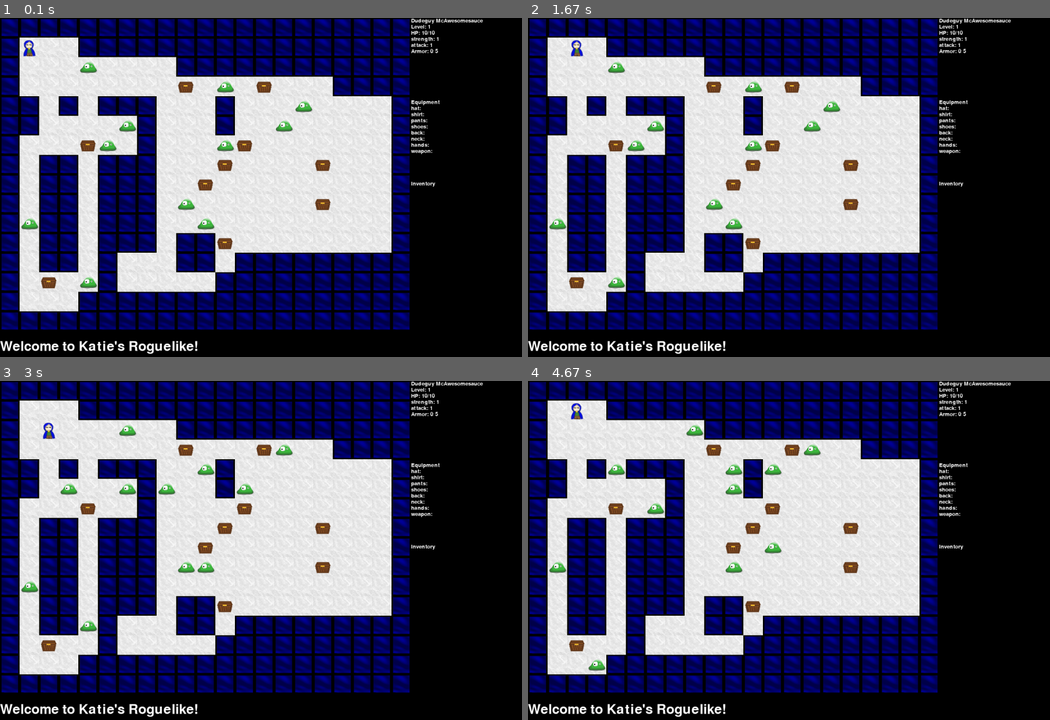
Above: before the commit, frames 1-4 (two rows, left to right).
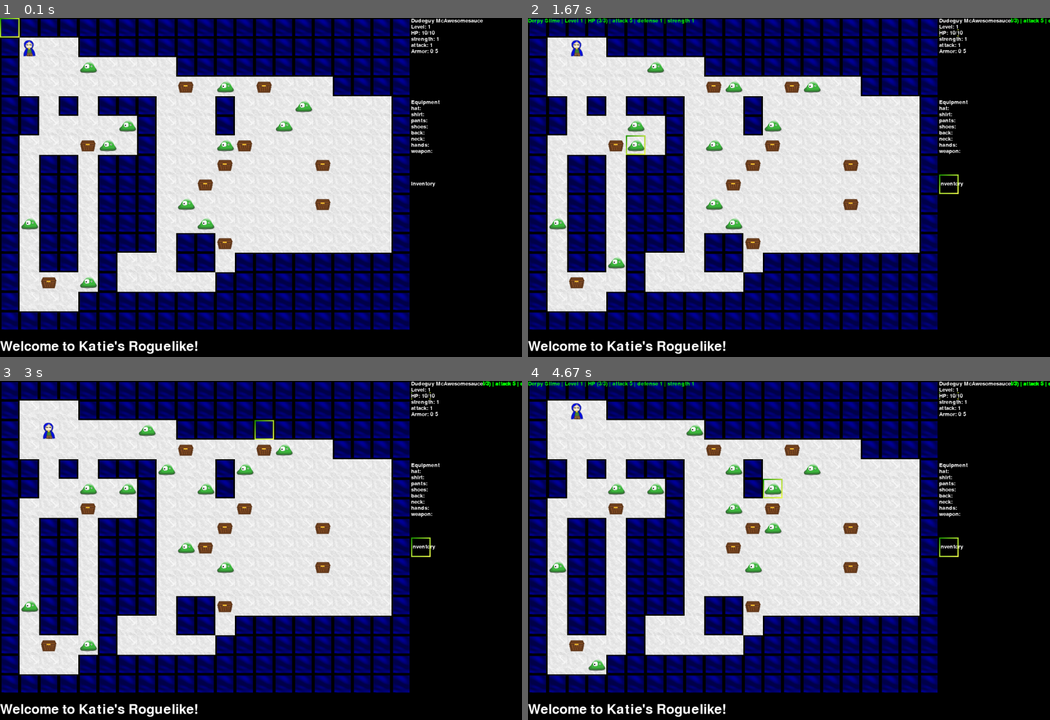
Above: after the commit, the same moments.

Repository: kcunning/Katie-s-Rougish-PyGame
Game: pygame game, started from main.py
The game is run twice, just before and just after one commit, with the same random seed, the same clock (stepped at 60 frames per second) and the same inputs. The source is Python 2; it was converted automatically to run under Python 3.
Inputs (mouse positions are in pixels of both pictures, inside the frame that each line leads up to):
- Up to frame 1 (0.1 s): no input
- Up to frame 2 (1.67 s): click (950, 24) at 0.38 s, where only the run after the commit has a clickable "Level: 1"; hold Right 0.67-1.13 s; move the mouse to (956, 177) at 0.7 s; hold Up 1.17-1.47 s; move the mouse to (663, 190) at 1.2 s; hold Right from 1.5 s (still down); move the mouse to (627, 136) at 1.53 s
- Up to frame 3 (3 s): release Right at 1.97 s; hold Left 2-2.53 s; move the mouse to (339, 431) at 2.03 s; hold Down 2.57-2.87 s; move the mouse to (323, 581) at 2.6 s; hold Left from 2.9 s (still down); move the mouse to (271, 435) at 2.93 s
- Up to frame 4 (4.67 s): release Left at 3.3 s; hold Up 3.33-3.7 s; move the mouse to (601, 540) at 3.37 s; hold Right 3.73-4.37 s; move the mouse to (794, 587) at 3.77 s; hold Down from 4.4 s (still down); move the mouse to (773, 492) at 4.43 s

The runs differ from the first frame. In frame 1, less than 0.1% of the frame differs, in the area x 0-4%, y 0-6%; in frame 2, 1.5%; in frame 3, 1.6%, in the area x 4-100%, y 0-80%; in frame 4, 1.5%.

Commit message:
Monsters can now be inspected with a mouse-over selection. Screen refresh has be factored out of the player move function, and screen now refreshed once per game loop rather than once per player move. Added bonus: GUI "exit" button now quits the game.

Diff:
--- a/roguey/classes/game.py
+++ b/roguey/classes/game.py
@@ -74,6 +74,8 @@
             self.add_treasure(treasure)
             self.screen.draw_inventory(self.inventory)
             self.screen.draw_equipment(self.player_stats.equipped)
+
+    def refresh_screen(self):
         self.screen.draw_player(self.map.player)
         self.screen.draw_screen_layers(self.map, self.player_stats)
 
@@ -92,8 +94,8 @@
         while 1:
             self.clock.tick(30)
             for event in pygame.event.get():
-                if not hasattr(event, 'key'):
-                    continue
+                if event.type == QUIT:
+                    sys.exit(0)
                 if event.type == KEYDOWN:
                     if event.key == K_ESCAPE:
                         sys.exit(0)
@@ -116,3 +118,4 @@
                         self.map.move_monsters()
                         hor = 0
                         vert = 0
+            self.refresh_screen()
--- a/roguey/classes/gamescreen.py
+++ b/roguey/classes/gamescreen.py
@@ -7,11 +7,13 @@
     def __init__(self):
         ''' Does the initial drawing of the game screen.
         '''
+        self.selected_tile = [0, 0]
         self.screen = pygame.display.set_mode((1280, 832))
         self.font = pygame.font.SysFont(None, 48)
         self.small_font = pygame.font.SysFont(None, 20)
         self.bg = pygame.image.load(IMG_DIR + 'rainbowbg.png')
         self.player_blit = pygame.image.load(IMG_DIR + 'dude.png')
+        self.selection_blit = pygame.image.load(IMG_DIR + 'selection.png')
         self.screen.blit(self.bg, (0,0))
         self.inventory_screen = self.small_font.render("Inventory", True, WHITE, BLACK)
         self.equipment_screen = self.small_font.render("Equipment", True, WHITE, BLACK)
@@ -146,6 +148,25 @@
         '''
         self.screen.blit(self.bg, (0,0))
 
+    def draw_selection_square(self):
+        '''Draw a selection square at the current mouse position
+        '''
+        mouse_pos = pygame.mouse.get_pos()
+        self.selected_tile = [c / TILE_SIZE for c in mouse_pos]
+        selection_pos = [c * TILE_SIZE for c in self.selected_tile]
+        self.screen.blit(self.selection_blit, selection_pos)
+
+    def draw_selected_square_info(self, map):
+        '''Draw some info regarding the contents of the currently selected square'''
+        x, y = self.selected_tile
+        try:
+            if map.monsters[x][y]:
+                self.stats_screen = self.small_font.render(str(map.monsters[x][y]), True, (0, 255, 0, 255))
+                self.screen.blit(self.stats_screen, (0, 0))
+        except IndexError:
+            # mouse probably off the map
+            pass
+
     def draw_screen_layers(self, map, player_stats):
         ''' Draws the layers of the game screen
         '''
@@ -157,6 +178,8 @@
         #self.draw_darkness(map)
         self.draw_stats(player_stats=player_stats)
         self.draw_player(coord=map.player)
+        self.draw_selection_square()
+        self.draw_selected_square_info(map)
         pygame.display.flip()
 
     def animate_move(self, hor, vert, blit):
--- a/roguey/classes/monsters.py
+++ b/roguey/classes/monsters.py
@@ -20,6 +20,20 @@
 	@property
 	def strength(self):
 		return self.stats['strength']
+
+	def __str__(self):
+		return (
+			"%s | Level %d | HP (%d/%d) | attack %d | defense %d | strength %d" %
+			(
+				self.title,
+				self.level,
+				self.current_hp,
+				self.max_hp,
+				self.stats['attack'],
+				self.stats['defense'],
+				self.stats['strength']
+				)
+			)
 
 class Derpy(Monster):
 	def __init__(self):
Binary file added: roguey/images/selection.png
